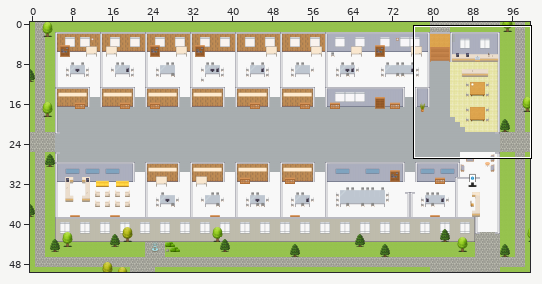
One commit to this Tiled map (JSON): maps/PH-Customer-Engagement-Platform-System-Data-Integration.tmj. Above, an overview of the earlier version with the close-up marked.
Close-up. Old version:
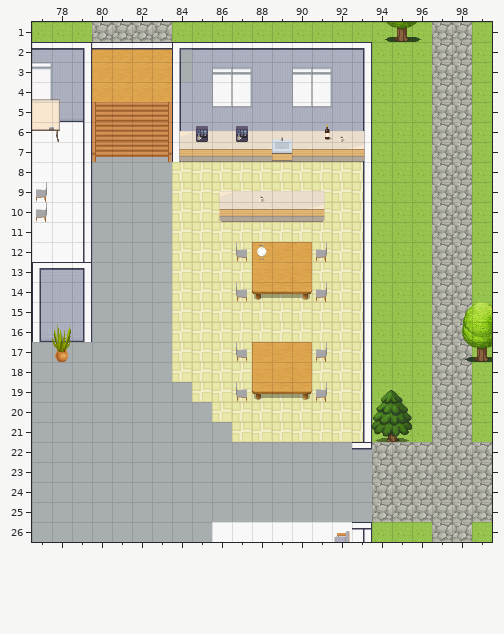
Cells are 32x32 px. Shown: x 77..99, y 1..26. The commit also changed other parts of the map, which this record leaves out.
The same view after the edit:
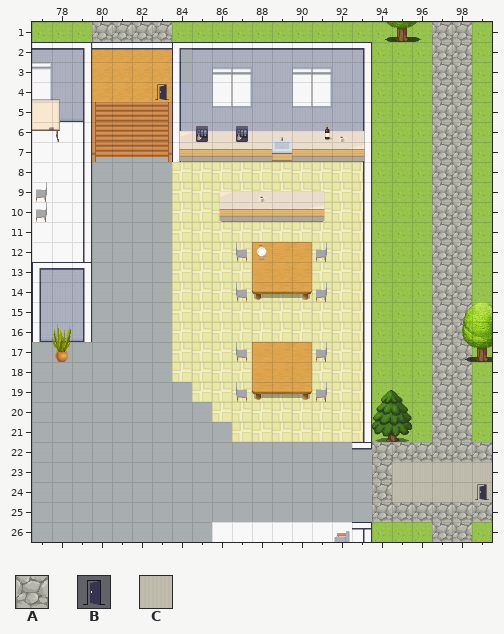
Key: from "Exterior": A 638; from "User_Zones": B 65; from "room2": C 328.
_ is an empty cell.
Difference:
{"where": "layer \"outside\""}
{"y":23,"x":95,"old":"AAAAA","new":"CCCCC"}
{"y":24,"x":95,"old":"AAAAA","new":"CCCCC"}
{"where": "layer \"zones\""}
{"y":4,"x":83,"old":"_","new":"B"}
{"y":24,"x":99,"old":"_","new":"B"}
